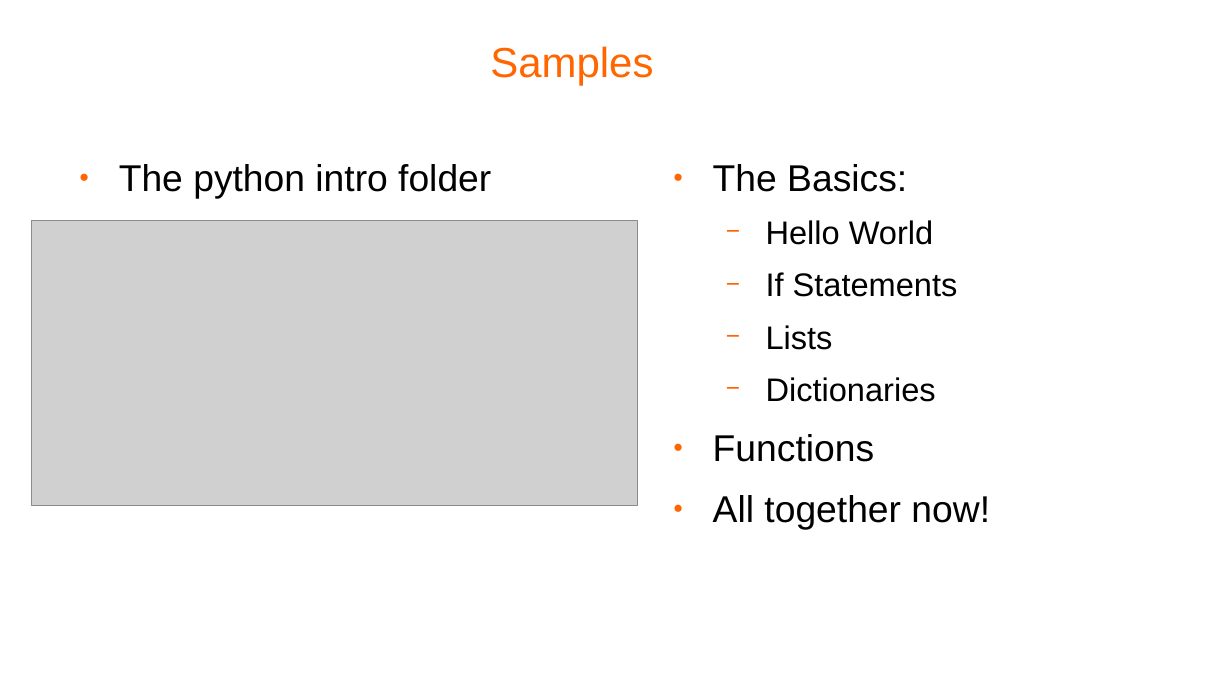
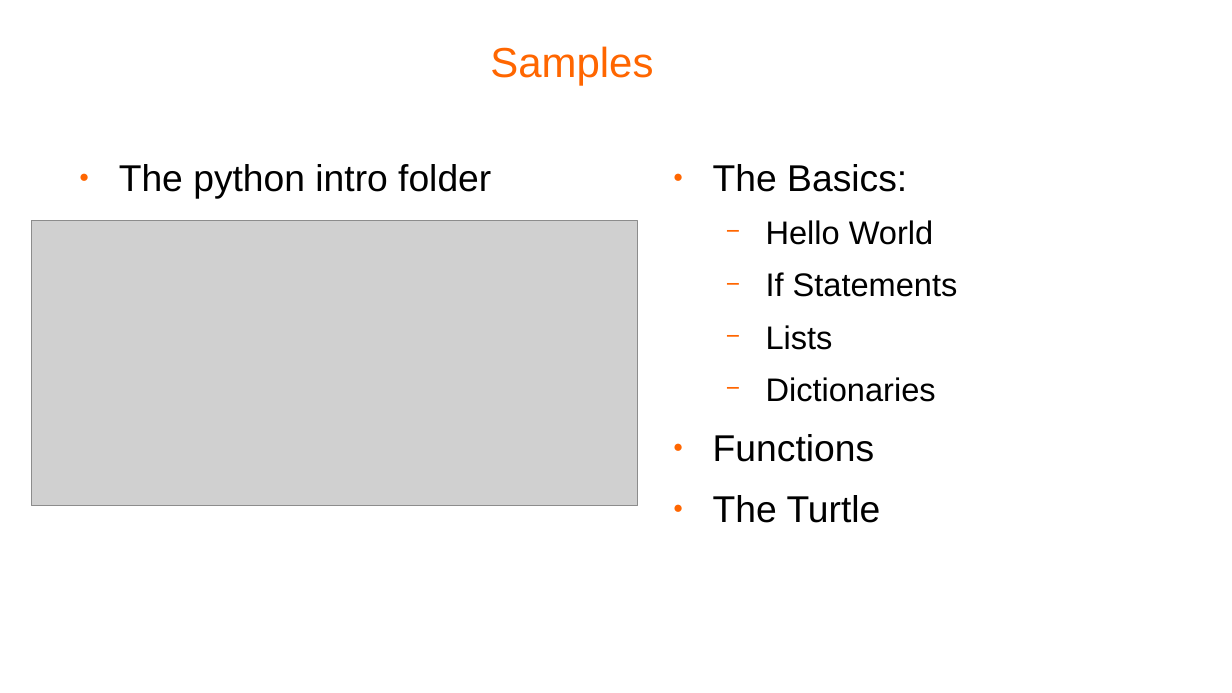
Before and after one commit to pellcorp/coding, a slide deck: slide 15 of docs/python coding.odp. Drawn at 1232x693 pixels with LibreOffice and Linux fonts; fonts in the diff are those of the drawing; grey boxes stand for pictures; background and template pictures are left out. Boxes give left, top, right and bottom in pixels: in the first picture for what was removed or moved away, otherwise in the second. Text is boxed around its words. In the diff, an @@ line names an element or a change of style, - is before the commit and + after.

Commit message:
the turtle

```diff
--- a/docs/python coding.odp
+++ b/docs/python coding.odp
@@ text at (713, 495, 881, 523): text changed @@
-● All together now!
+● The Turtle
```
Also in this commit, not shown: 2 other slides changed, 1 other file.
